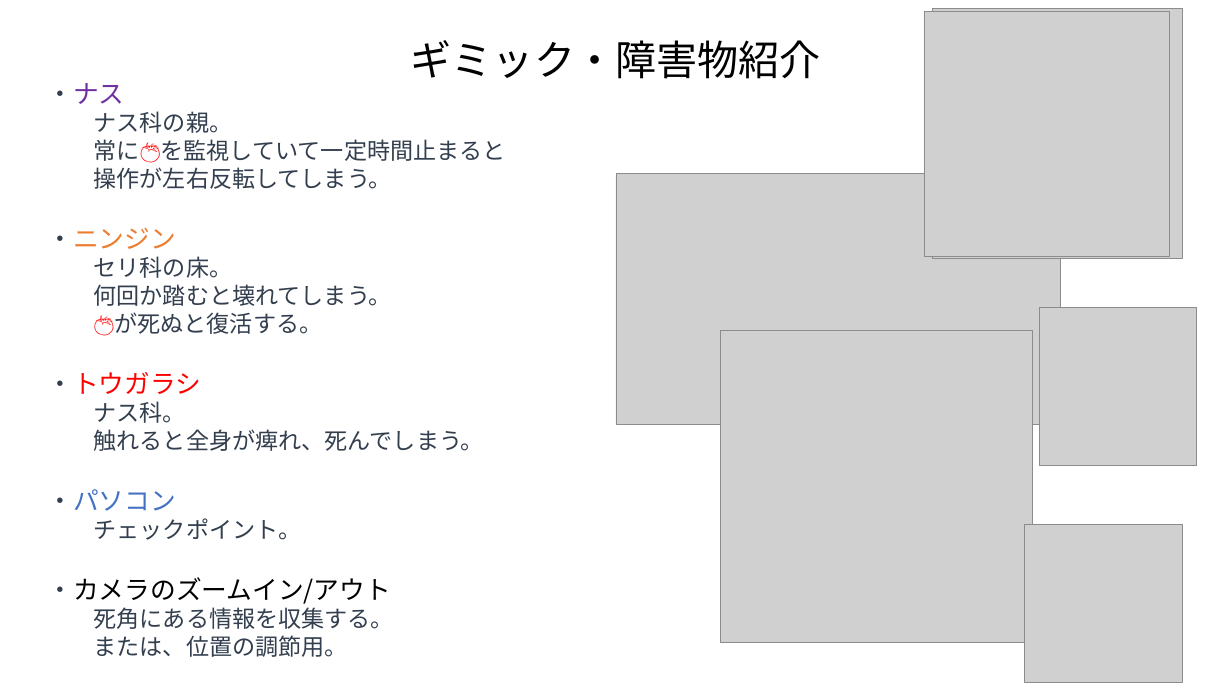
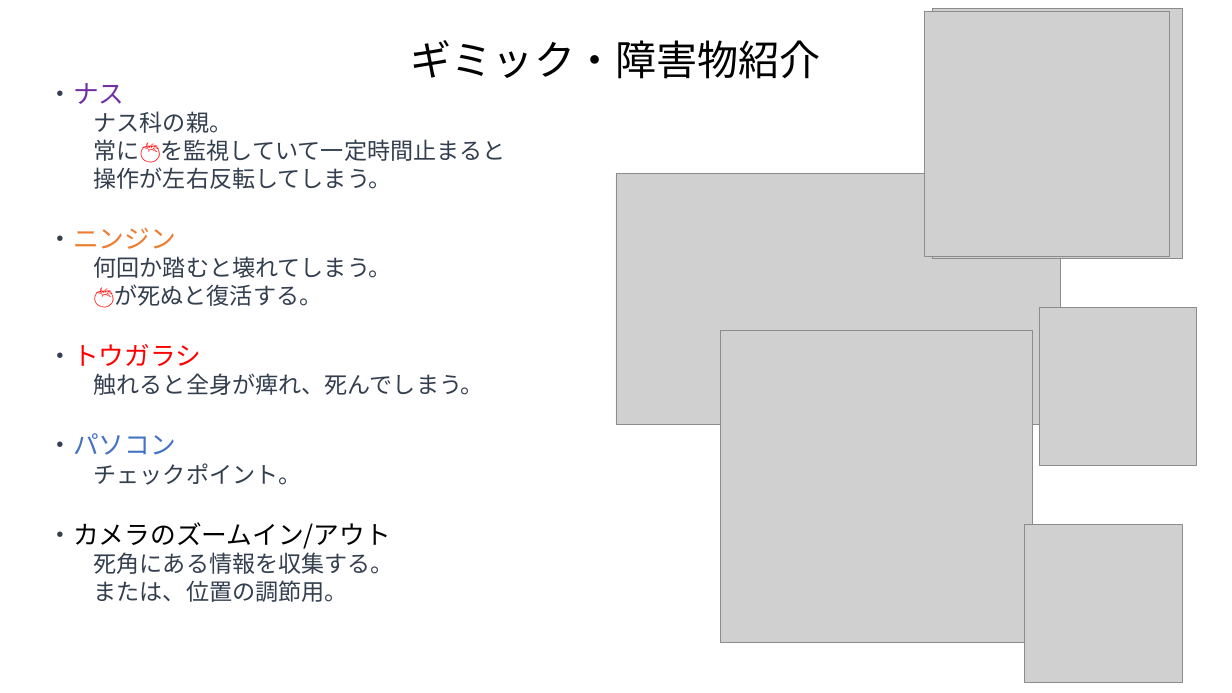
Before and after one commit to trr-n/taxmc-neo, a slide deck: slide 5 of kikaku/potato_kikakusho.pptx. Drawn at 1232x693 pixels with LibreOffice and Linux fonts; fonts in the diff are those of the drawing; grey boxes stand for pictures. Boxes give left, top, right and bottom in pixels: in the first picture for what was removed or moved away, otherwise in the second. Text is boxed around its words. In the diff, an @@ line names an element or a change of style, - is before the commit and + after.

```diff
--- a/kikaku/potato_kikakusho.pptx
+++ b/kikaku/potato_kikakusho.pptx
@@ text at bbox=[94, 256, 233, 278]: paragraph removed @@
-セリ科の床。
@@ text at bbox=[94, 401, 186, 423]: paragraph removed @@
-ナス科。
```
Also in this commit, not shown: 1 slide added, 1 slide removed, 13 other files.
